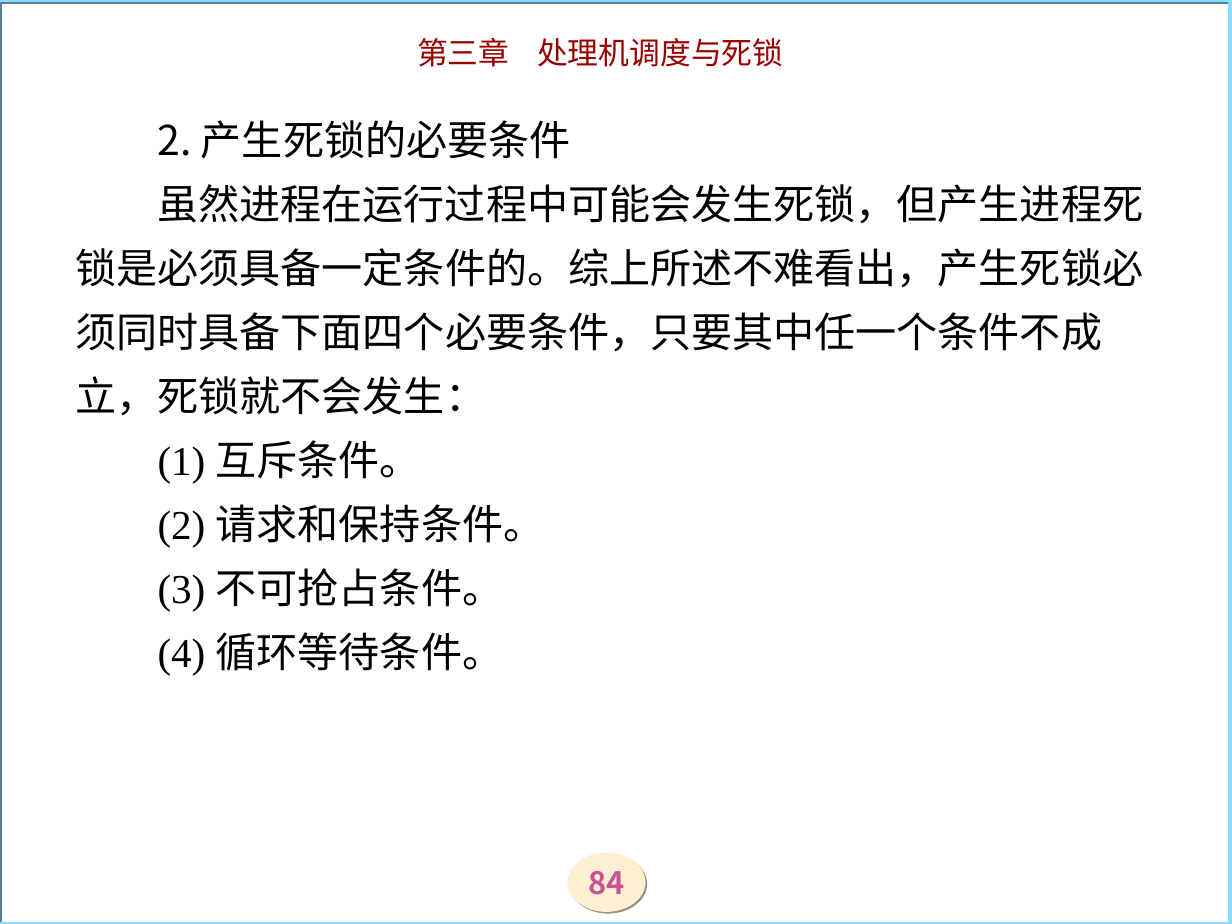
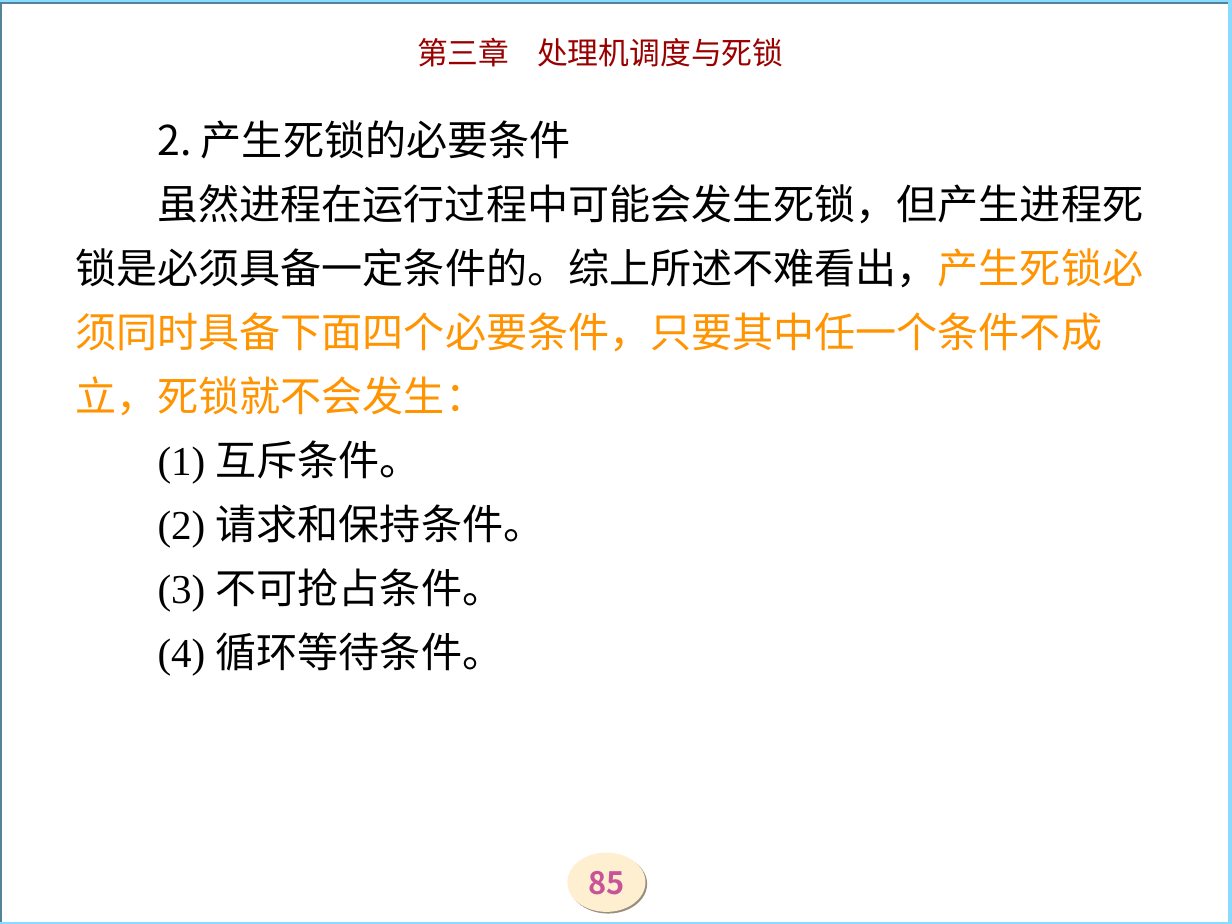
Before and after one commit to zjyesir/hmc_OS, a slide deck: slide 85 of ppt/3调度和死锁.ppt (slide 84 before the commit). Drawn at 1232x924 pixels with LibreOffice and Linux fonts; fonts in the diff are those of the drawing; background and template pictures are left out. Boxes give left, top, right and bottom in pixels: in the first picture for what was removed or moved away, otherwise in the second. Text is boxed around its words. In the diff, an @@ line names an element or a change of style, - is before the commit and + after.

```diff
--- a/ppt/3调度和死锁.ppt
+++ b/ppt/3调度和死锁.ppt
@@ title "2. 产生死锁的必要条件 虽然进程在运行过程中可能会发生死锁，但产生进程死锁是必须具备一定条件的。综上所述不难看出，产生 ..." at (x1=75, y1=120, x2=1144, y2=675): text colour #000000 to #FF9300 in "虽然进程在运行过程中可能会发生死锁，但产生进程死锁是必须具备一定条件的。综上所述不难看出，产生死锁必须同时具备下面四个必 ..." @@
@@ page number at (x1=588, y1=871, x2=624, y2=895): text changed @@
-84
+85
```
Also in this commit, not shown: 10 other slides changed, 2 slides added, 1 slide removed.
